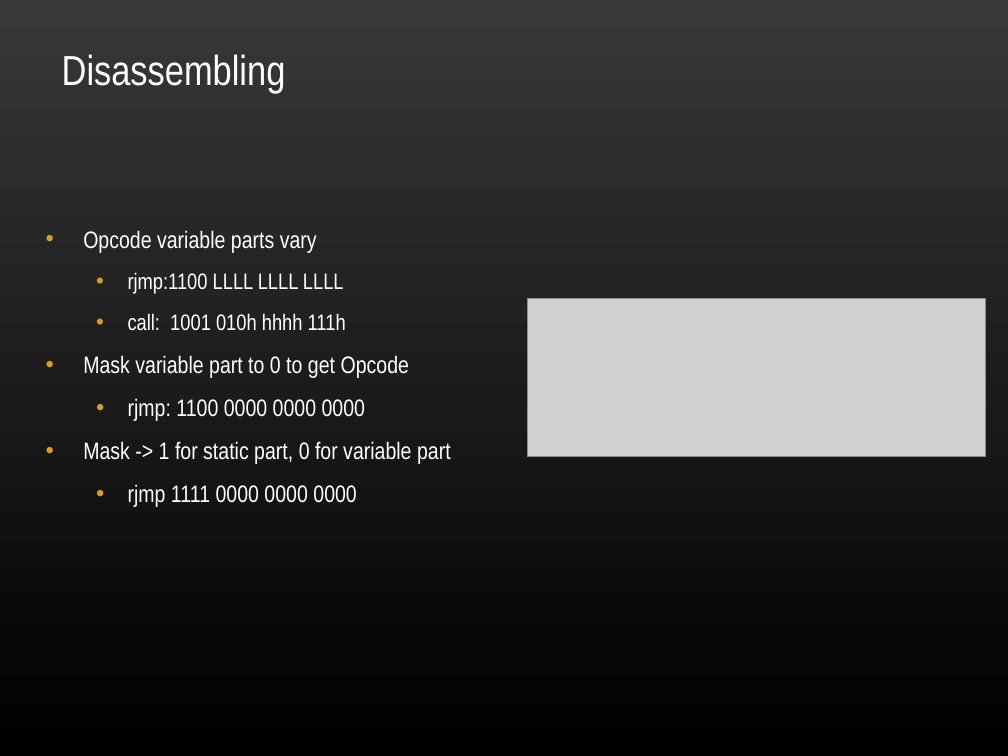
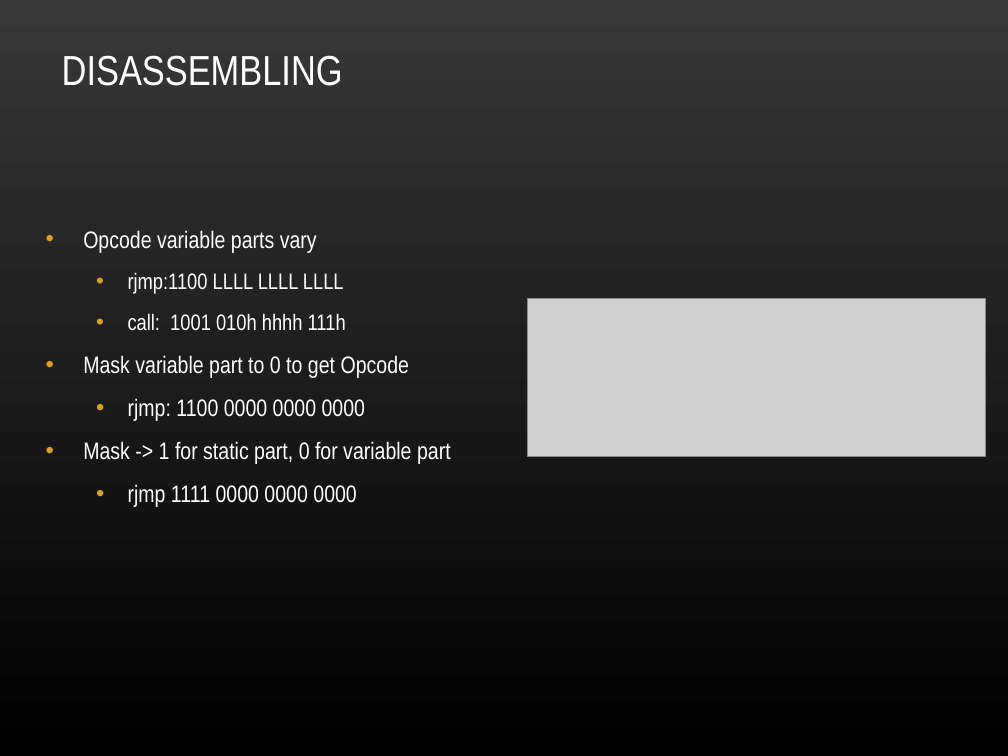
Before and after one commit to ekohl/essig, a slide deck: slide 10 of presentation/essig.ppt (slide 11 before the commit). Drawn at 1008x756 pixels with LibreOffice and Linux fonts; fonts in the diff are those of the drawing; grey boxes stand for pictures; background and template pictures are left out. Boxes give left, top, right and bottom in pixels: in the first picture for what was removed or moved away, otherwise in the second. Text is boxed around its words. In the diff, an @@ line names an element or a change of style, - is before the commit and + after.

```diff
--- a/presentation/essig.ppt
+++ b/presentation/essig.ppt
@@ title at box(62, 55, 343, 86): text changed @@
-Disassembling
+DISASSEMBLING
```
Also in this commit, not shown: 4 other slides changed, 1 slide removed.
